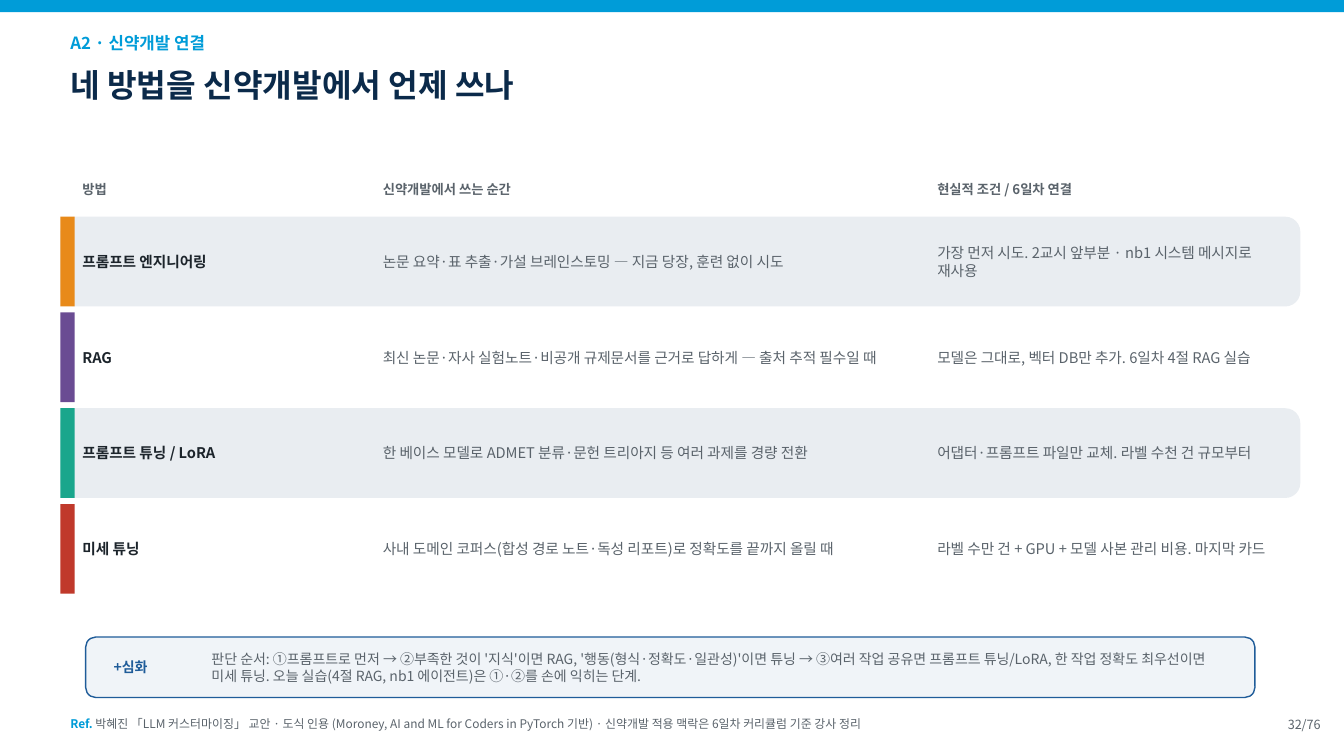
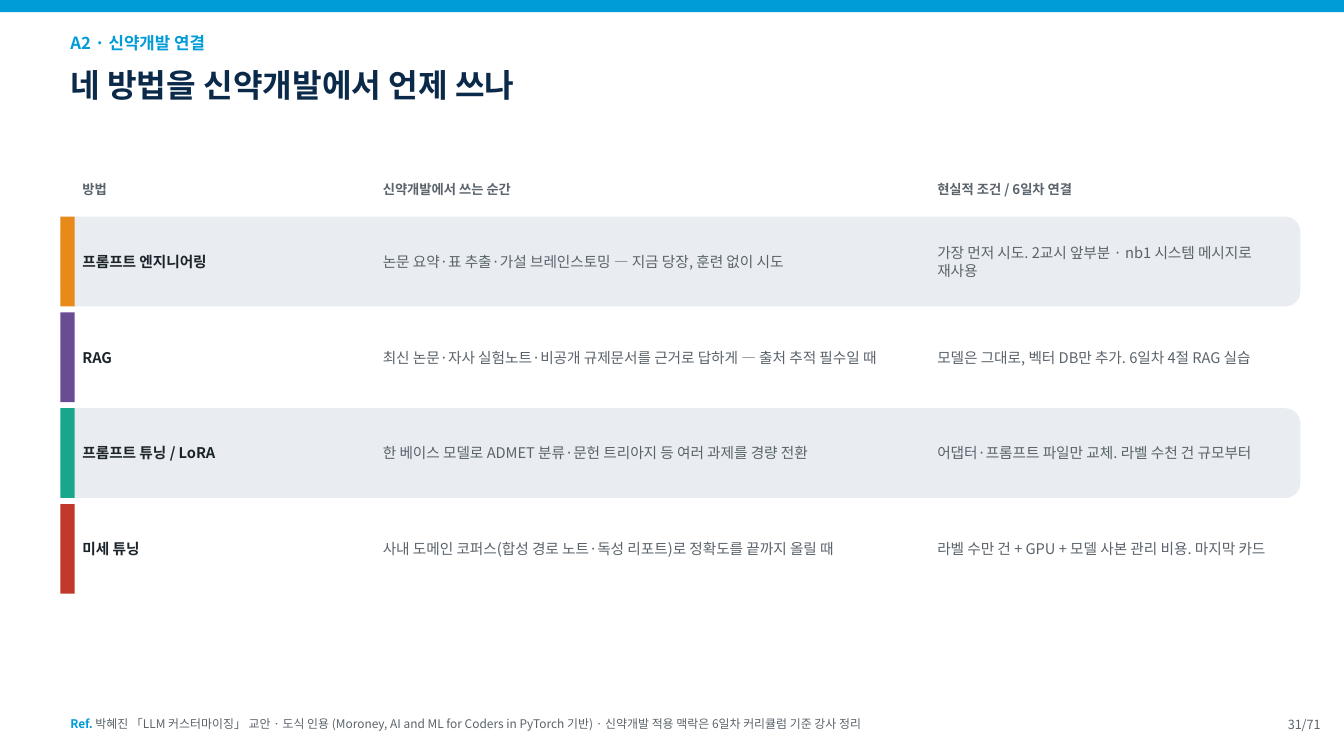
Before and after one commit to fourmodern/2025_aidrugdiscovery, a slide deck: slide 31 of 20260905/slides/0912_2교시.pptx (slide 32 before the commit). Drawn at 1344x756 pixels with LibreOffice and Linux fonts; fonts in the diff are those of the drawing. Boxes give left, top, right and bottom in pixels: in the first picture for what was removed or moved away, otherwise in the second. Text is boxed around its words. In the diff, an @@ line names an element or a change of style, - is before the commit and + after.

```diff
--- a/20260905/slides/0912_2교시.pptx
+++ b/20260905/slides/0912_2교시.pptx
@@ rounded rectangle removed at [86, 637, 1255, 698] @@
@@ text removed at [211, 652, 1205, 684] @@
-판단 순서: ①프롬프트로 먼저 → ②부족한 것이 '지식'이면 RAG, '행동(형식·정확도·일관성)'이면 튜닝 → ③여러 작업 공유면 프롬프트 튜닝/LoRA, 한 작업 정확도 최우선이면 미세 튜닝. 오늘 실습(4절 RAG, nb1 에이전트)은 ①·②를 손에 익히는 단계.
@@ text removed at [114, 660, 148, 674] @@
-+심화
@@ text at [1288, 719, 1321, 731]: text changed @@
-32/76
+31/71
```
Also in this commit, not shown: 65 other slides changed, 5 slides removed, 15 other files.
